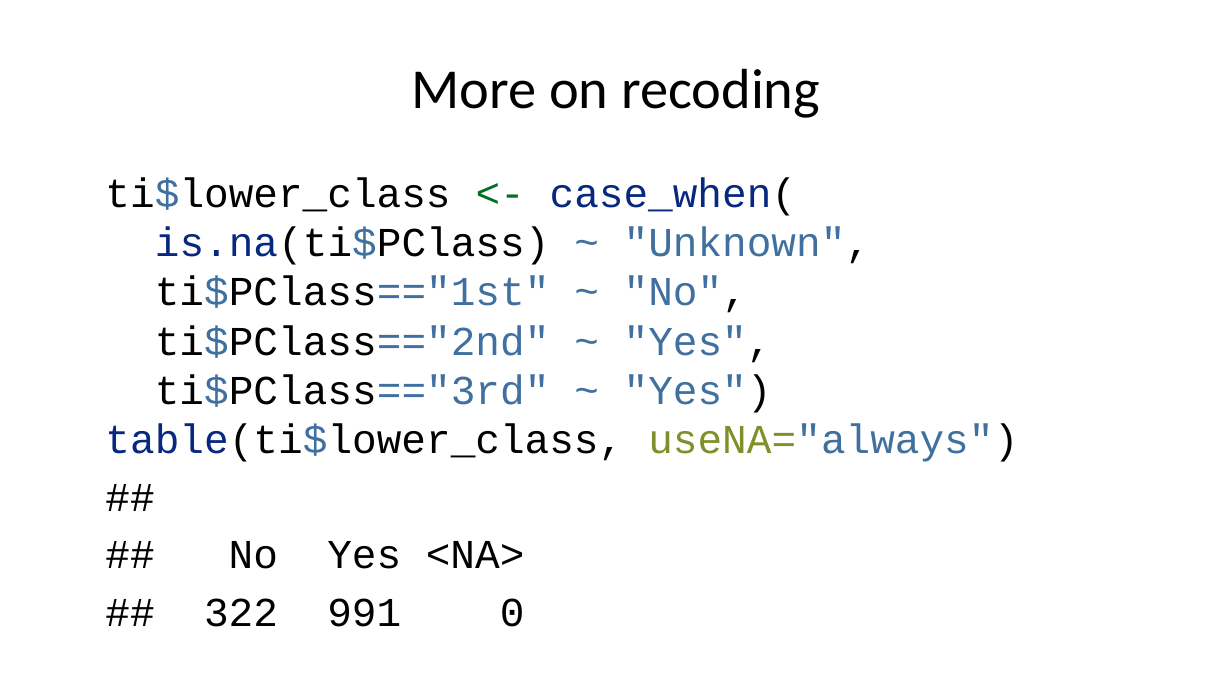
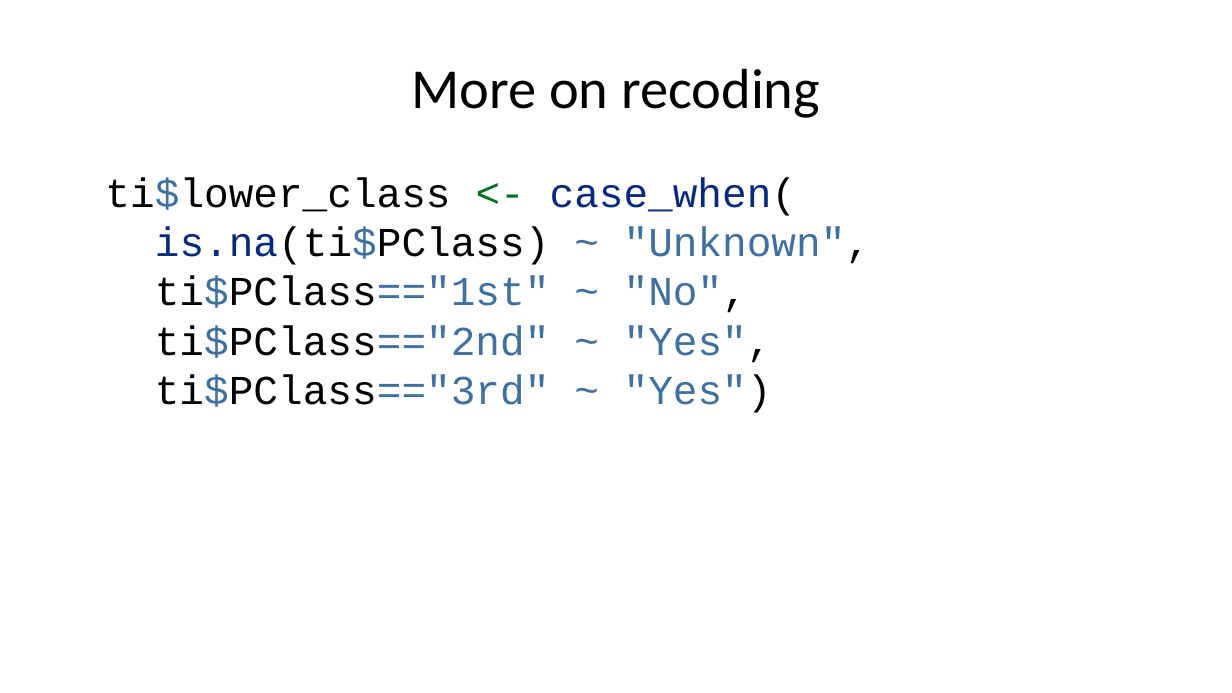
Before and after one commit to pmean/classes, a slide deck: slide 47 of introduction-to-r/results/v04-slides-and-speaker-notes.pptx. Drawn at 1232x693 pixels with LibreOffice and Linux fonts; fonts in the diff are those of the drawing. Boxes give left, top, right and bottom in pixels: in the first picture for what was removed or moved away, otherwise in the second. Text is boxed around its words. In the diff, an @@ line names an element or a change of style, - is before the commit and + after.

```diff
--- a/introduction-to-r/results/v04-slides-and-speaker-notes.pptx
+++ b/introduction-to-r/results/v04-slides-and-speaker-notes.pptx
@@ text at bbox=[105, 177, 871, 413]: text changed; text colour #000000 to #4070A0 @@
-ti$lower_class <- case_when(
-is.na(ti$PClass) ~ "Unknown",
-ti$PClass=="1st" ~ "No",
-ti$PClass=="2nd" ~ "Yes",
-ti$PClass=="3rd" ~ "Yes")
-table(ti$lower_class, useNA="always")
-##
-## No Yes <NA>
-## 322 991 0
+ti$lower_class <- case_when(
+is.na(ti$PClass) ~ "Unknown",
+ti$PClass=="1st" ~ "No",
+ti$PClass=="2nd" ~ "Yes",
+ti$PClass=="3rd" ~ "Yes")
```
Also in this commit, not shown: 2 other slides changed, 3 other files.
